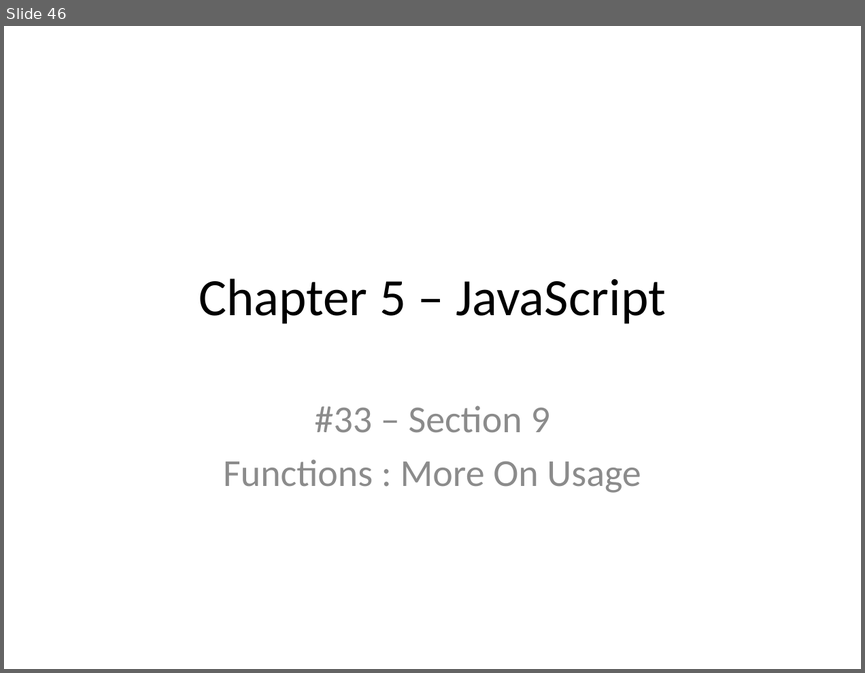
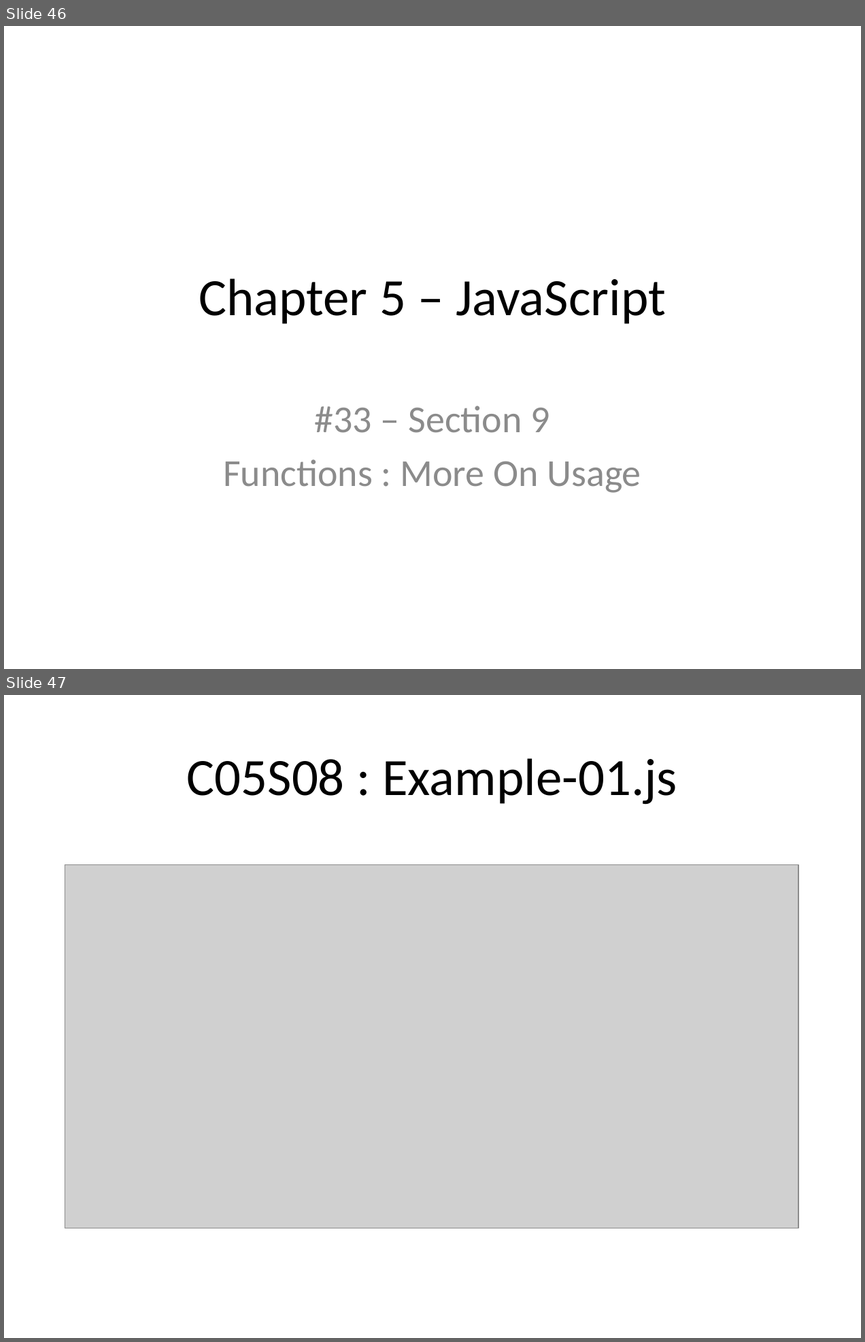
Before and after one commit to xiliax/web-programming-fundamentals, a slide deck: docs/learn-computer-programming.pptx. Shown one above the other, each under a label of ours: slide 46 before the commit, slides 46 and 47 after it. The pictures are 865x673 and 865x1342 pixels, drawn with LibreOffice and Linux fonts; fonts in the diff are those of the drawing; grey boxes stand for pictures. Boxes give left, top, right and bottom in pixels: in the first picture for what was removed or moved away, otherwise in the second. Text is boxed around its words. In the diff, an @@ line names an element or a change of style, - is before the commit and + after.

```diff
--- a/docs/learn-computer-programming.pptx
+++ b/docs/learn-computer-programming.pptx
@@ slide 47 added at (4, 695, 861, 1338), background #FFFFFF @@
@@ title added at (187, 758, 677, 804), 44 pt, text #000000 @@
+C05S08 : Example-01.js
@@ picture added at (65, 864, 798, 1228) @@
```
Also in this commit, not shown: 3 slides changed, 4 other slides added, 1 other file.
